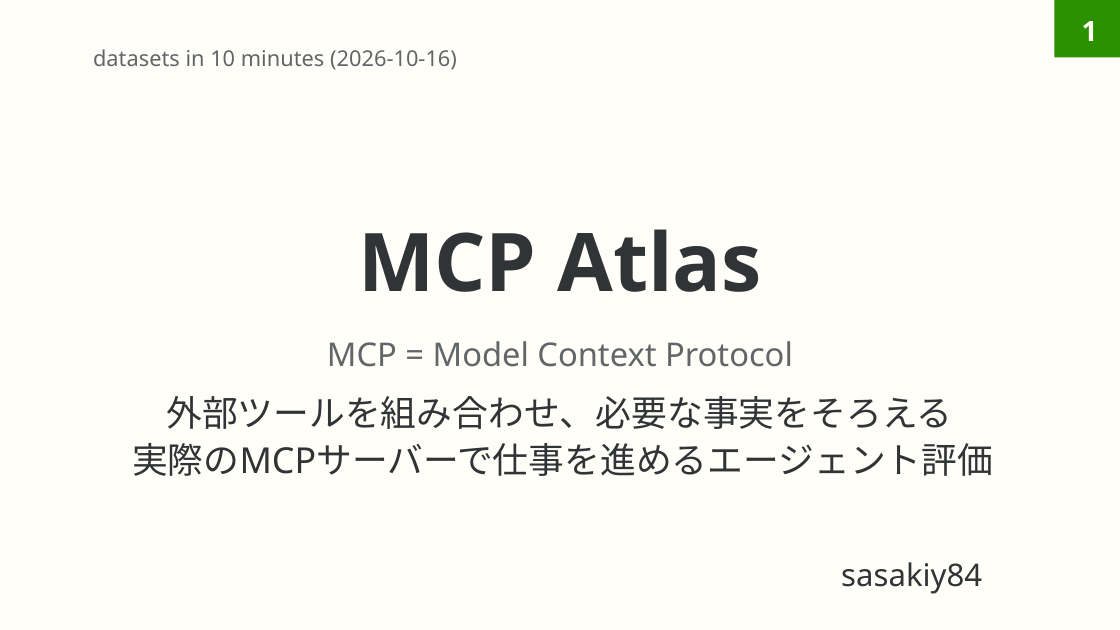
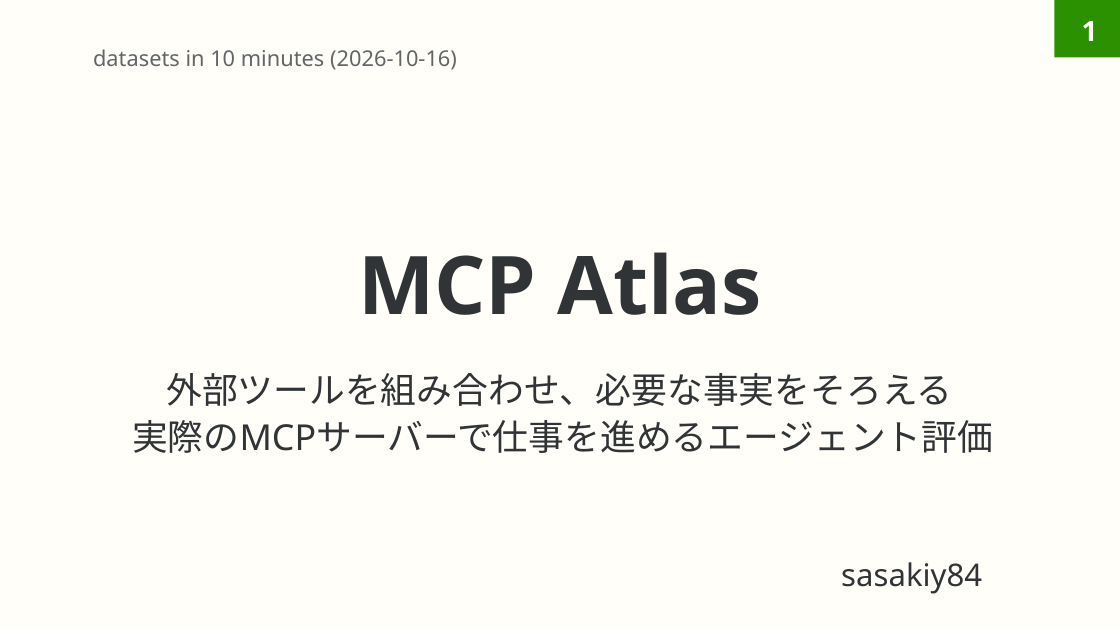
Before and after one commit to sasakiy84/datasets-in-10-minutes, a slide deck: slide 1 of slides/datasets-in-10-minutes-mcp-atlas.pptx. Drawn at 1120x630 pixels with LibreOffice and Linux fonts; fonts in the diff are those of the drawing. Boxes give left, top, right and bottom in pixels: in the first picture for what was removed or moved away, otherwise in the second. Text is boxed around its words. In the diff, an @@ line names an element or a change of style, - is before the commit and + after.

```diff
--- a/slides/datasets-in-10-minutes-mcp-atlas.pptx
+++ b/slides/datasets-in-10-minutes-mcp-atlas.pptx
@@ title "MCP Atlas": place and size @@
-title "MCP Atlas" at [358, 229, 762, 292]
+title "MCP Atlas" at [358, 252, 762, 315]
@@ text removed at [327, 341, 793, 367] @@
-MCP = Model Context Protocol
@@ subtitle "外部ツールを組み合わせ、必要な事実をそろえる 実際のMCPサーバーで仕事を進めるエージェント評価": place and size @@
-subtitle "外部ツールを組み合わせ、必要な事実をそろえる 実際のMCPサーバーで仕事を進めるエージェント評価" at [132, 396, 993, 476]
+subtitle "外部ツールを組み合わせ、必要な事実をそろえる 実際のMCPサーバーで仕事を進めるエージェント評価" at [132, 373, 993, 453]
```
Also in this commit, not shown: 1 other slide changed, 5 other files.
